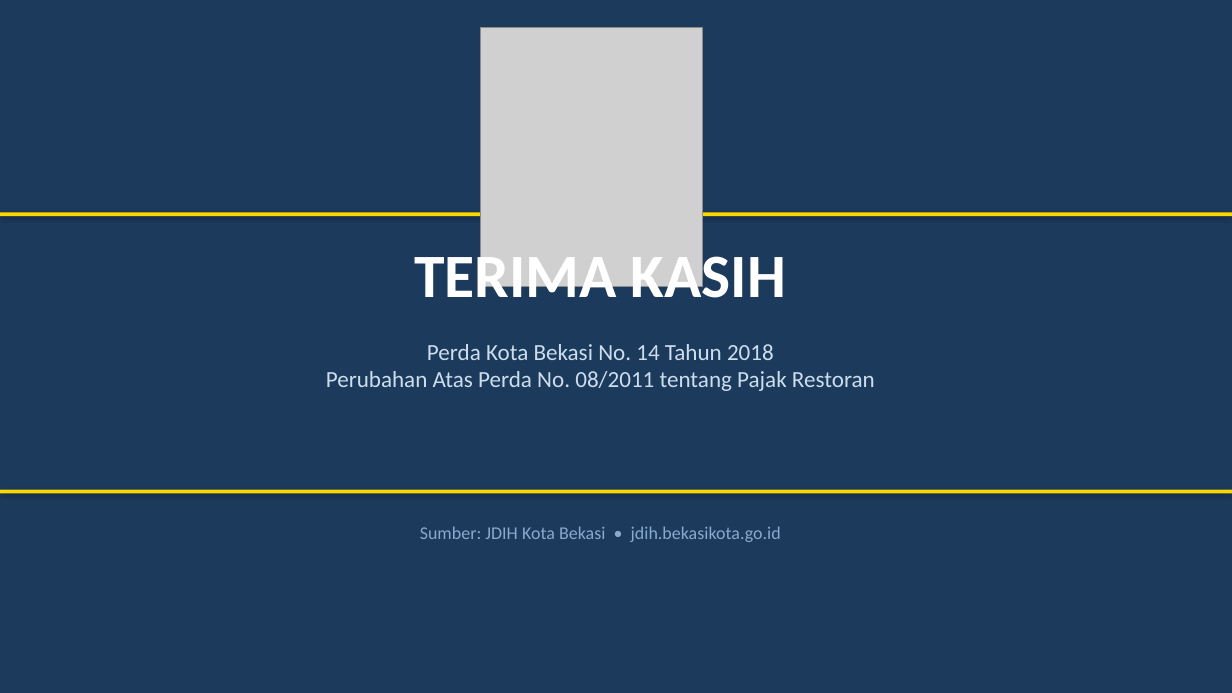
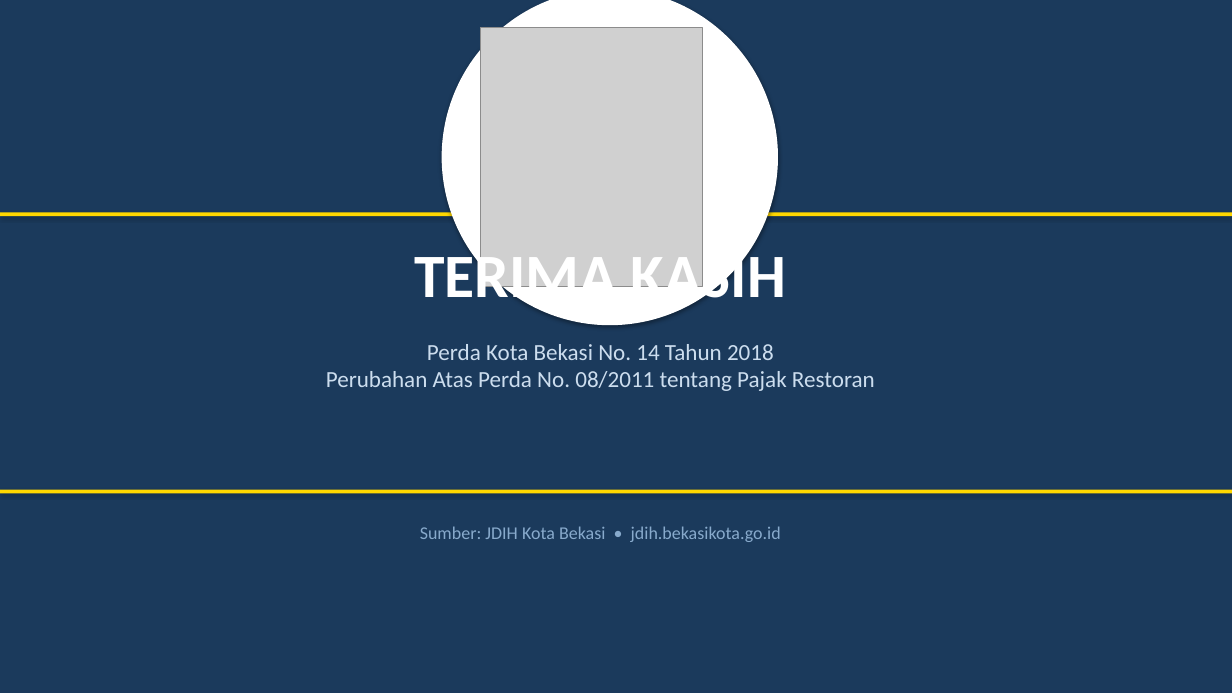
Before and after one commit to rahadiana/coba_ppt, a slide deck: slide 5 of Ringkasan_Perda_Bekasi_No_14_2018.pptx. Drawn at 1232x693 pixels with LibreOffice and Linux fonts; fonts in the diff are those of the drawing; grey boxes stand for pictures. Boxes give left, top, right and bottom in pixels: in the first picture for what was removed or moved away, otherwise in the second. Text is boxed around its words. In the diff, an @@ line names an element or a change of style, - is before the commit and + after.

```diff
--- a/Ringkasan_Perda_Bekasi_No_14_2018.pptx
+++ b/Ringkasan_Perda_Bekasi_No_14_2018.pptx
@@ ellipse added at bbox=[442, 0, 778, 325], fill #FFFFFF @@
```
Also in this commit, not shown: 4 other slides changed.
